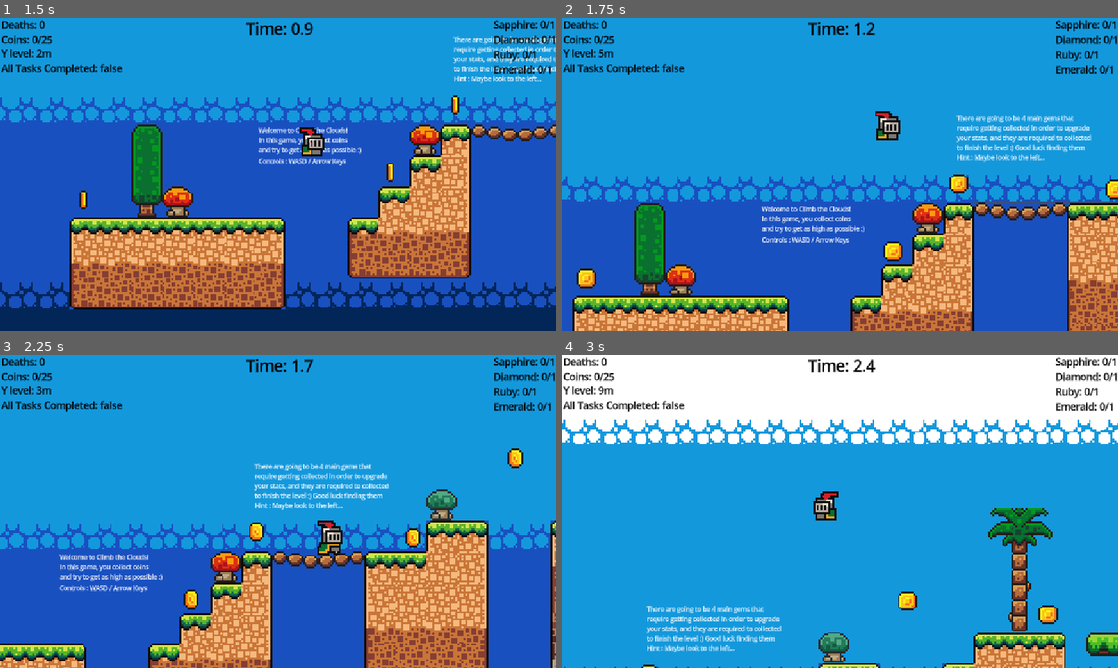
Above: before the commit, frames 1-4 (two rows, left to right).
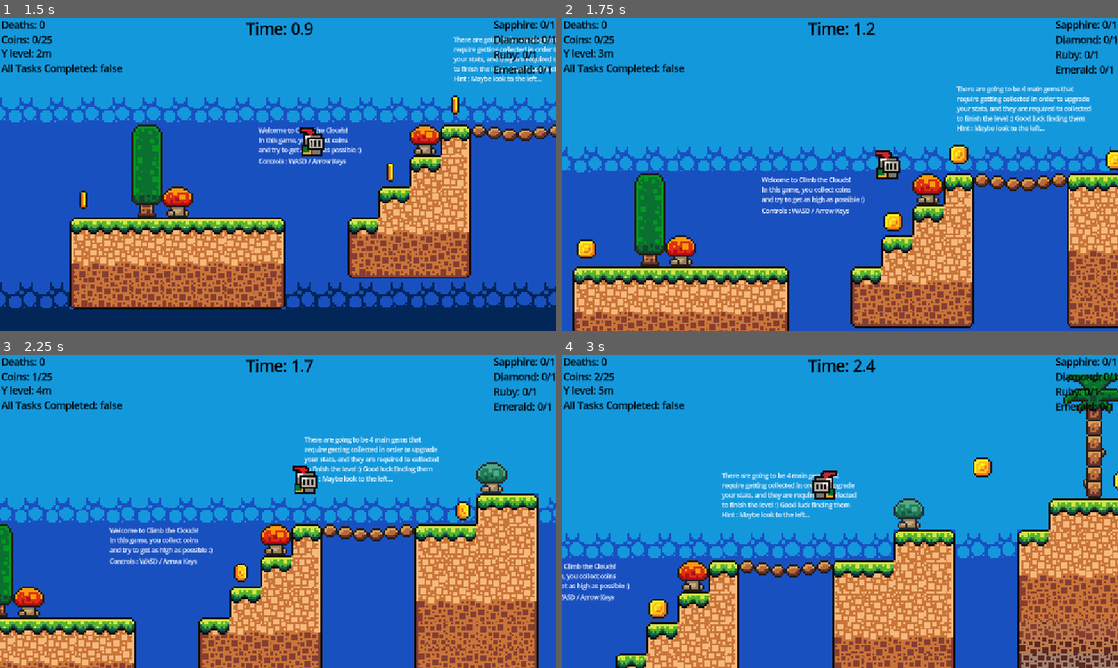
Above: after the commit, the same moments.

Repository: zacharytam-0411/shiba-climb-the-clouds
Game: Godot game, scene res://scenes/main_screen.tscn
The game is run twice, just before and just after one commit, with the same random seed, the same clock (stepped at 60 frames per second) and the same inputs.
Inputs:
- Up to frame 1 (1.5 s): click "Start Game" at 0.5 s; tap Enter at 1.25 s; hold Right (move_right) from 1.28 s (still down); tap W (move_up) at 1.35 s
- Up to frame 2 (1.75 s): keep holding Right (move_right); tap W (move_up) at 1.52 s
- Up to frame 3 (2.25 s): keep holding Right (move_right); tap W (move_up) at 1.82, 2.1 s
- Up to frame 4 (3 s): tap W (move_up) at 2.27, 2.57, 2.85 s; release Right (move_right) at 2.78 s; hold Left (move_left) from 2.78 s (still down)

Frame 1 is identical in both runs. In frame 2, 31% of the frame differs, in the area x 0-100%, y 10-100%; in frame 3, 38%; in frame 4, 70%, in the area x 0-100%, y 0-100%.

Commit message:
updated how to get double jump and wall jump
double jump = sapphire
wall jump = ruby

Diff:
--- a/scripts/player.gd
+++ b/scripts/player.gd
@@ -3,11 +3,10 @@
 const SPEED = 150.0
 const JUMP_VELOCITY = -300.0
 const WALL_JUMP_PUSH = 200.0
-const MAX_JUMPS = 2  # single jump + one extra jump
 
 @onready var animated_sprite = $AnimatedSprite2D
 
-var jumps_left: int = MAX_JUMPS
+var jumps_left: int = 1  # start with single jump only
 
 func _process(delta: float) -> void:
 	Global.y_level = roundf((-position.y+5)/16)
@@ -19,29 +18,37 @@
 	if not is_on_floor():
 		velocity += get_gravity() * delta
 	else:
-		# Reset jumps when on floor
-		jumps_left = MAX_JUMPS
+		# Reset jumps depending on sapphire
+		if Global.sapphire_collected:
+			jumps_left = 2  # single jump + one extra
+		else:
+			jumps_left = 1  # only single jump
 
-	# Handle jump
+	# Handle jump input
 	if Input.is_action_just_pressed("move_up"):
 		if is_on_floor():
 			# Normal jump
 			velocity.y = JUMP_VELOCITY
 			jumps_left -= 1
 		elif jumps_left > 0:
-			# Double jump
-			velocity.y = JUMP_VELOCITY
-			jumps_left -= 1
-		elif is_on_wall():
+			# Double jump (only if sapphire collected)
+			if Global.sapphire_collected:
+				velocity.y = JUMP_VELOCITY
+				jumps_left -= 1
+		elif Global.ruby_collected and is_on_wall():
 			var direction := Input.get_axis("move_left", "move_right")
 			var wall_normal := get_wall_normal().x
 			# Require pressing toward the wall
 			if (direction < 0 and wall_normal > 0) or (direction > 0 and wall_normal < 0):
 				velocity.y = JUMP_VELOCITY
 				velocity.x = WALL_JUMP_PUSH * sign(wall_normal)
-				jumps_left = MAX_JUMPS - 1  # allow a double jump after wall jump
+				# Reset jumps depending on sapphire
+				if Global.sapphire_collected:
+					jumps_left = 1  # allow double jump after wall jump
+				else:
+					jumps_left = 0  # only wall jump, no double jump
 
-	# Handle movement input
+	# Handle horizontal movement
 	var direction := Input.get_axis("move_left", "move_right")
 
 	if direction > 0:
@@ -49,7 +56,7 @@
 	elif direction < 0:
 		animated_sprite.flip_h = true
 
-
+	# Animation states
 	if is_on_floor():
 		if direction == 0:
 			animated_sprite.play("idle")
@@ -58,7 +65,7 @@
 	else:
 		animated_sprite.play("jump")
 
-
+	# Apply horizontal movement
 	if direction:
 		velocity.x = direction * SPEED
 	else:
